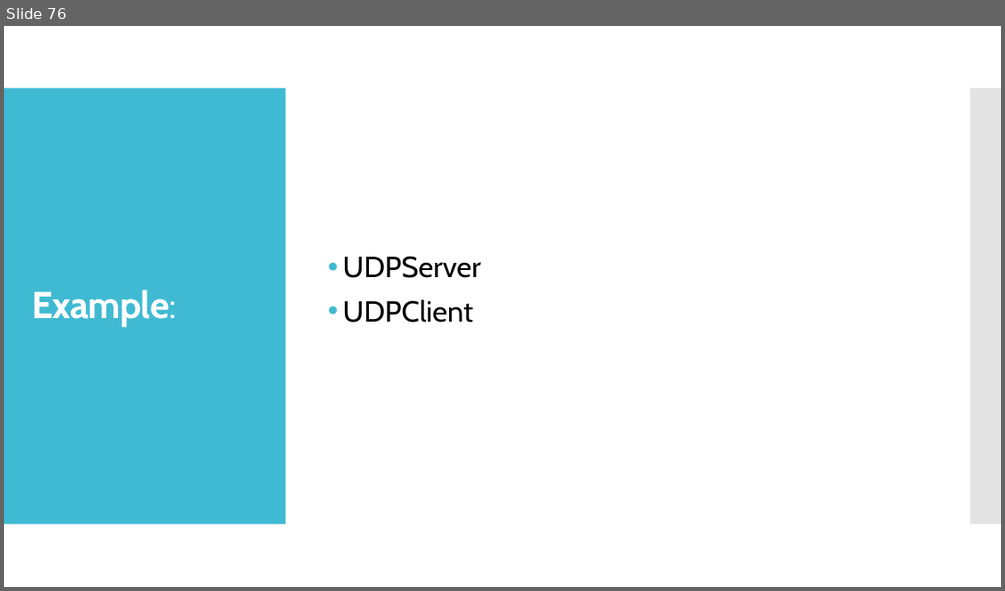
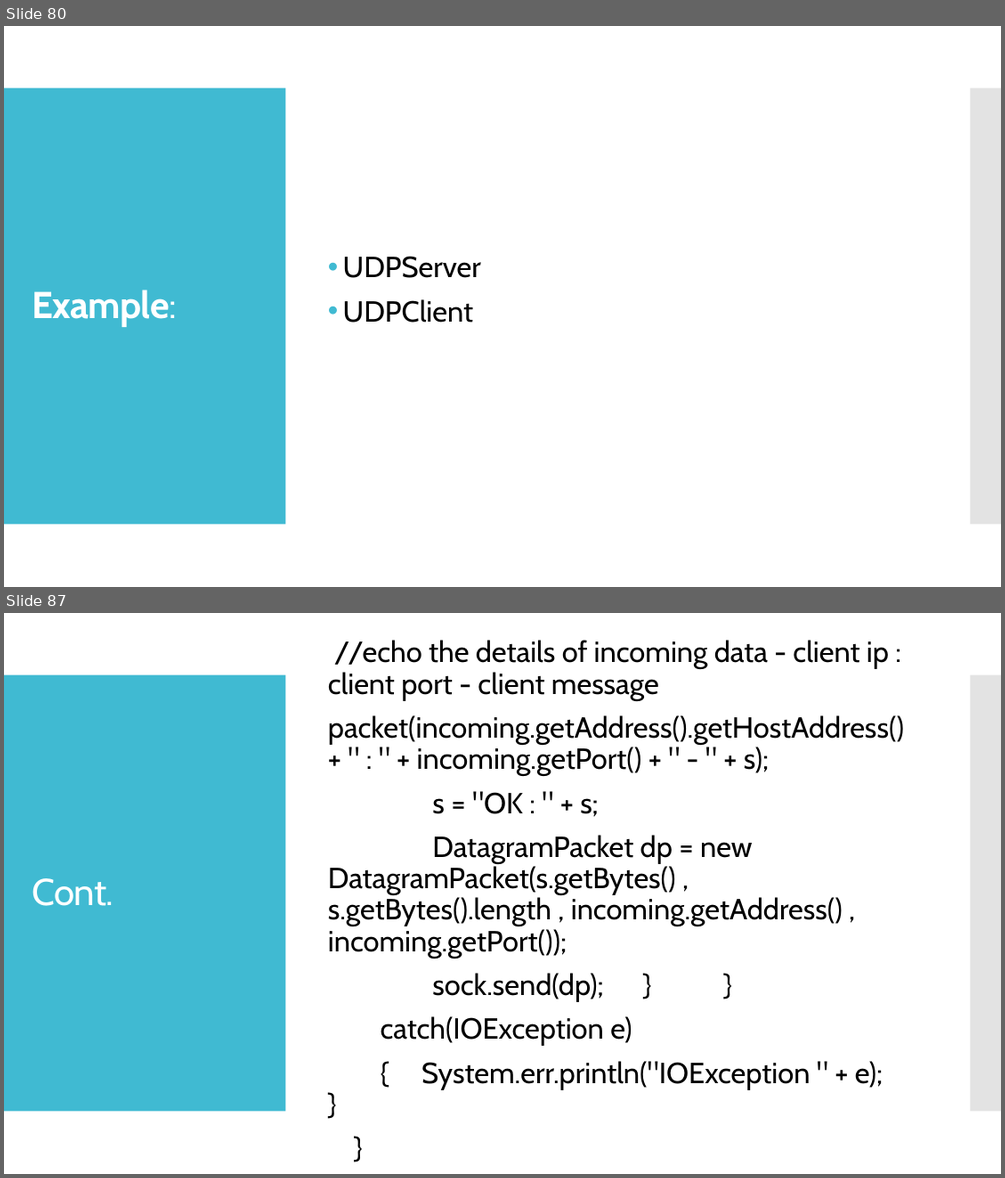
Before and after one commit to jrambasana/AJP2022-code, a slide deck: Slides/AJP - Unit 1 - Java Networking.pptx. Shown one above the other, each under a label of ours: slide 76 before the commit, slides 80 and 87 after it; the slides between them are not shown. The pictures are 1005x591 and 1005x1178 pixels, drawn with LibreOffice and Linux fonts; fonts in the diff are those of the drawing. Boxes give left, top, right and bottom in pixels: in the first picture for what was removed or moved away, otherwise in the second. Text is boxed around its words. In the diff, an @@ line names an element or a change of style, - is before the commit and + after.

```diff
--- a/Slides/AJP - Unit 1 - Java Networking.pptx
+++ b/Slides/AJP - Unit 1 - Java Networking.pptx
@@ slide 87 added at (x1=4, y1=613, x2=1001, y2=1174), background #FFFFFF; not listed: 2 template elements that a slide beside it also shows @@
@@ text added at (x1=328, y1=640, x2=904, y2=1090), 28 pt, text #000000 @@
+//echo the details of incoming data - client ip : client port - client message
+packet(incoming.getAddress().getHostAddress() + " : " + incoming.getPort() + " - " + s);
+s = "OK : " + s;
+DatagramPacket dp = new DatagramPacket(s.getBytes() , s.getBytes().length , incoming.getAddress() , incoming.getPort());
+sock.send(dp); } }
+catch(IOException e)
+{ System.err.println("IOException " + e); }
+}
@@ title added at (x1=32, y1=878, x2=113, y2=906), 36 pt, text #FFFFFF @@
+Cont.
@@ what was slide 76 is now slide 80 @@
```
Also in this commit, not shown: 2 slides changed, 14 other slides added, 4 other files.
